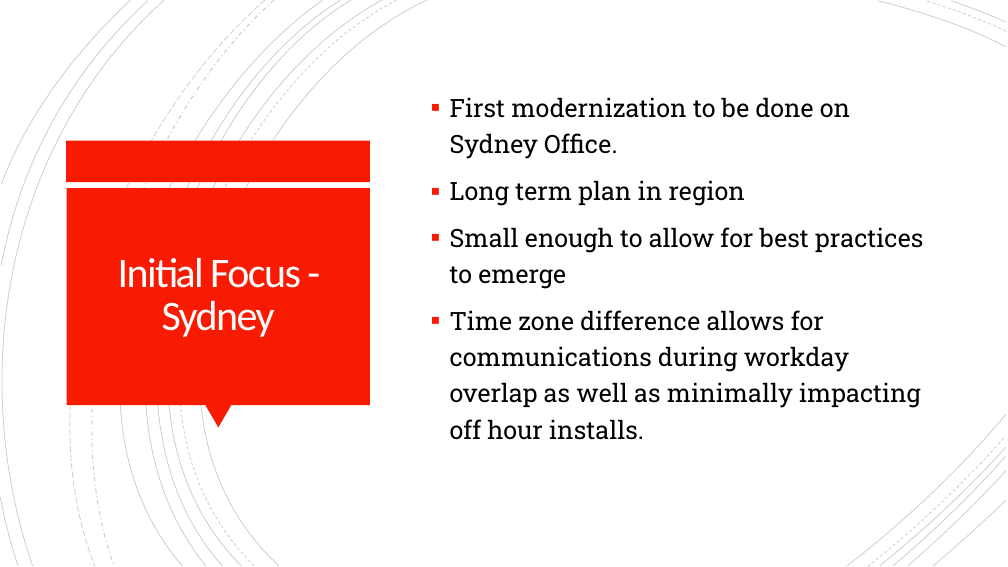
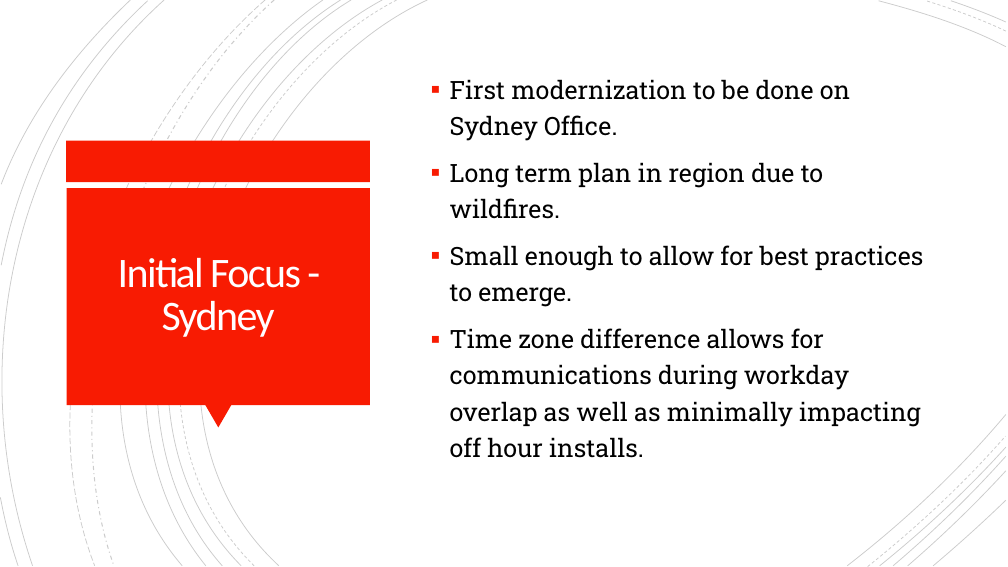
Before and after one commit to Chad-Ballay/Cybersecurity-work-class, a slide deck: slide 23 of classes/CIS312/project/outline_final.pptx (slide 20 before the commit). Drawn at 1008x567 pixels with LibreOffice and Linux fonts; fonts in the diff are those of the drawing. Boxes give left, top, right and bottom in pixels: in the first picture for what was removed or moved away, otherwise in the second. Text is boxed around its words. In the diff, an @@ line names an element or a change of style, - is before the commit and + after.

```diff
--- a/classes/CIS312/project/outline_final.pptx
+++ b/classes/CIS312/project/outline_final.pptx
@@ text at (x1=450, y1=162, x2=923, y2=307): text changed @@
-▪ Long term plan in region
-▪ Small enough to allow for best practices to emerge
+▪ Long term plan in region due to wildfires.
+▪ Small enough to allow for best practices to emerge.
```
Also in this commit, not shown: 6 other slides changed, 3 slides added, 1 other file.
